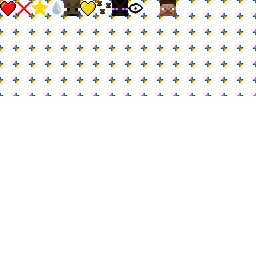
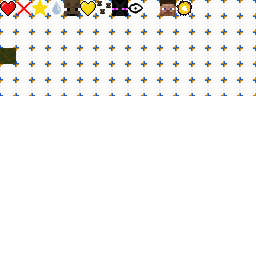
Layered file, before and after one edit (256x256). Changes by layer:
painted on "Ebene 0" over [0, 0, 192, 64]
